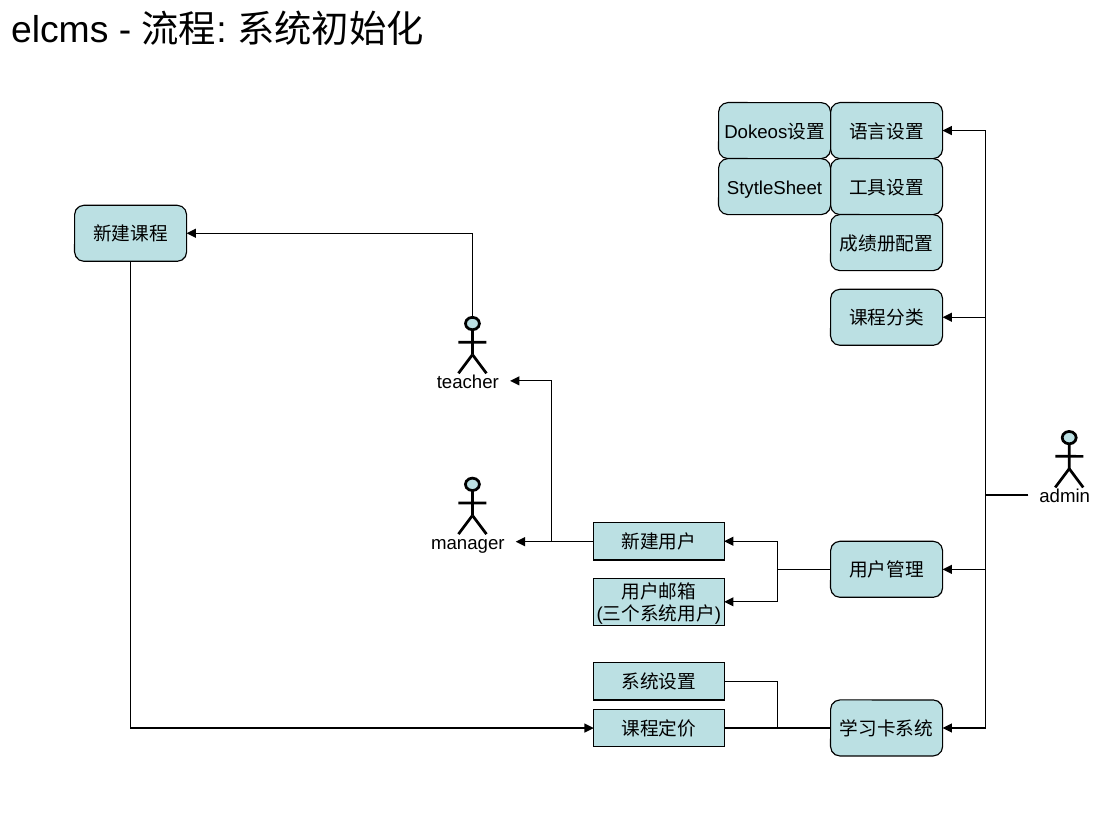
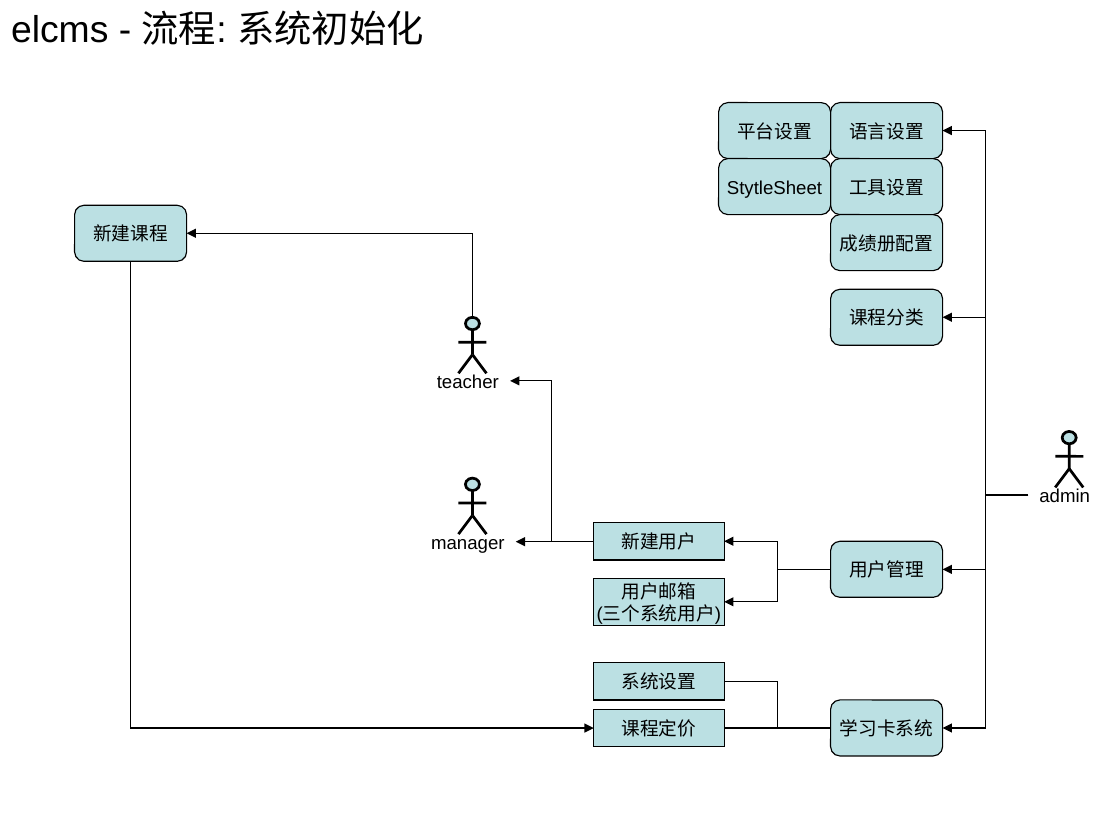
Before and after one commit to huhongjun/mydokeos, a slide deck: slide 9 of docu/Dokeos-lcms.ppt. Drawn at 1120x840 pixels with LibreOffice and Linux fonts; fonts in the diff are those of the drawing. Boxes give left, top, right and bottom in pixels: in the first picture for what was removed or moved away, otherwise in the second. Text is boxed around its words. In the diff, an @@ line names an element or a change of style, - is before the commit and + after.

```diff
--- a/docu/Dokeos-lcms.ppt
+++ b/docu/Dokeos-lcms.ppt
@@ text in rounded rectangle at <box>737,122,812,140</box>: text changed @@
-Dokeos设置
+平台设置
```
Also in this commit, not shown: 2 other slides changed, 4 other files.
